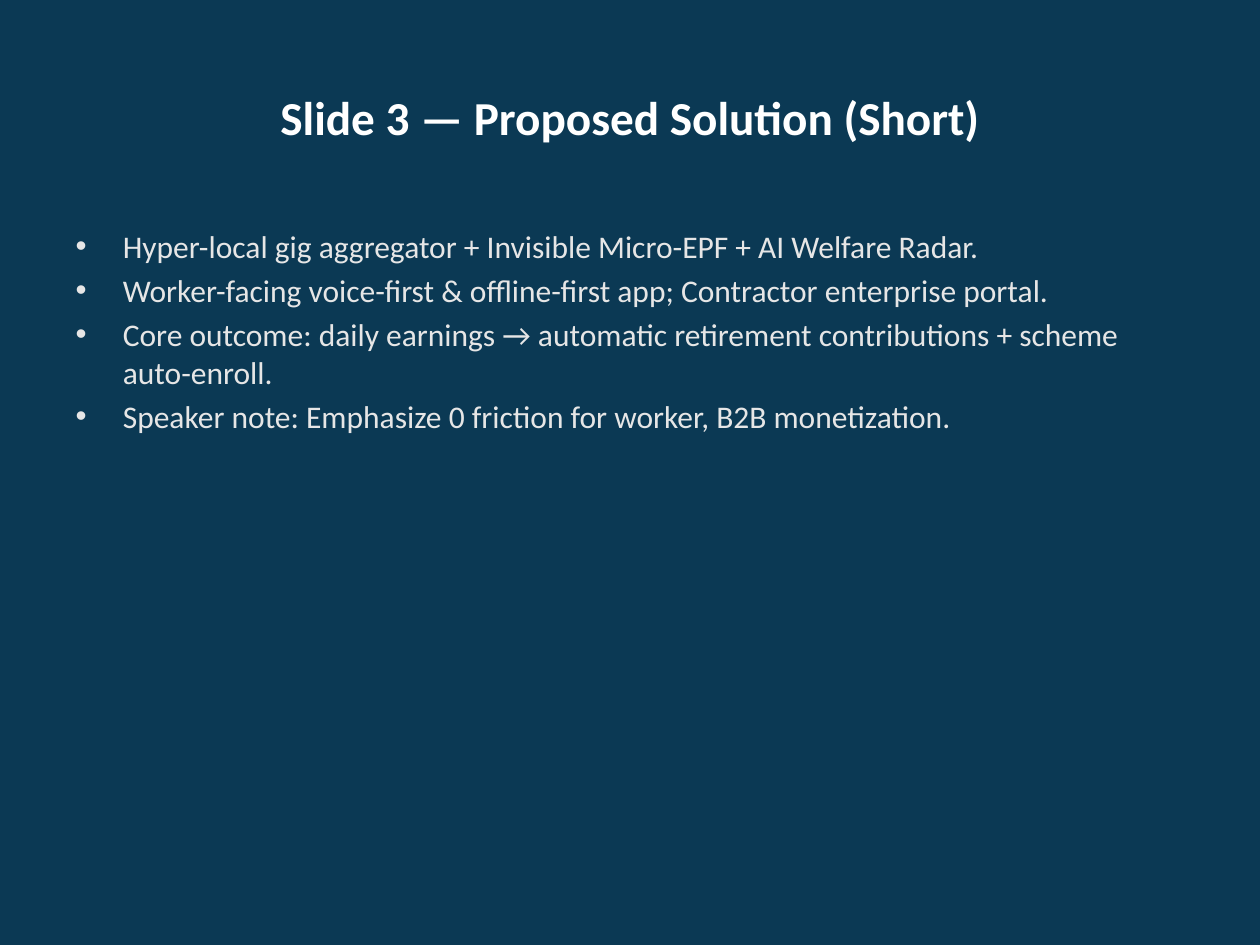
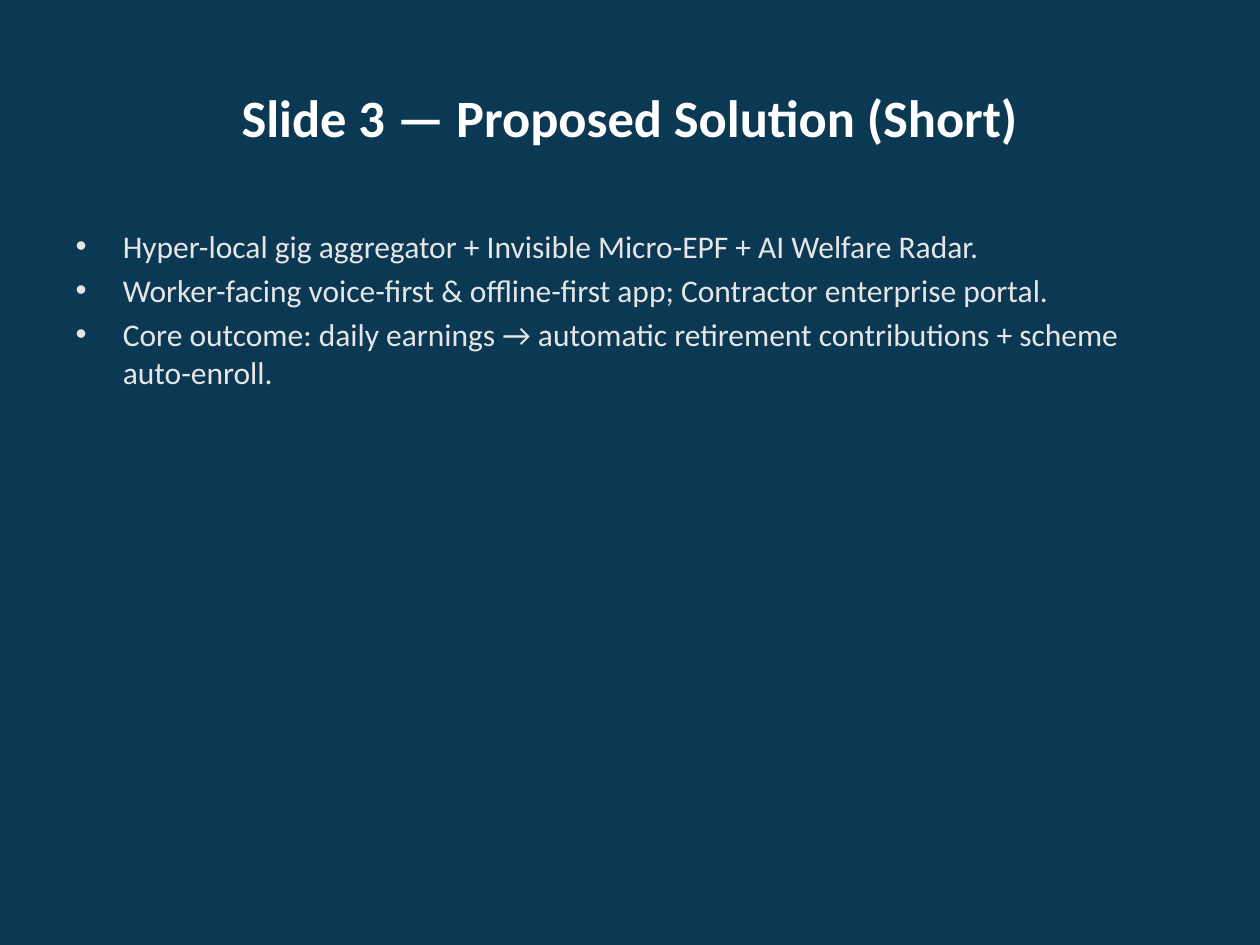
Before and after one commit to arumthi/ShramSamriddhi, a slide deck: slide 3 of docs/Concept-to-Prototype-Deck-styled.pptx. Drawn at 1260x945 pixels with LibreOffice and Linux fonts; fonts in the diff are those of the drawing. Boxes give left, top, right and bottom in pixels: in the first picture for what was removed or moved away, otherwise in the second. Text is boxed around its words. In the diff, an @@ line names an element or a change of style, - is before the commit and + after.

```diff
--- a/docs/Concept-to-Prototype-Deck-styled.pptx
+++ b/docs/Concept-to-Prototype-Deck-styled.pptx
@@ title "Slide 3 — Proposed Solution ..." at [242, 98, 1018, 146]: size 27 to 30 pt @@
@@ text at [123, 406, 951, 433]: paragraph removed @@
-• Speaker note: Emphasize 0 friction for worker, B2B monetization.
```
Also in this commit, not shown: 11 other slides changed.
